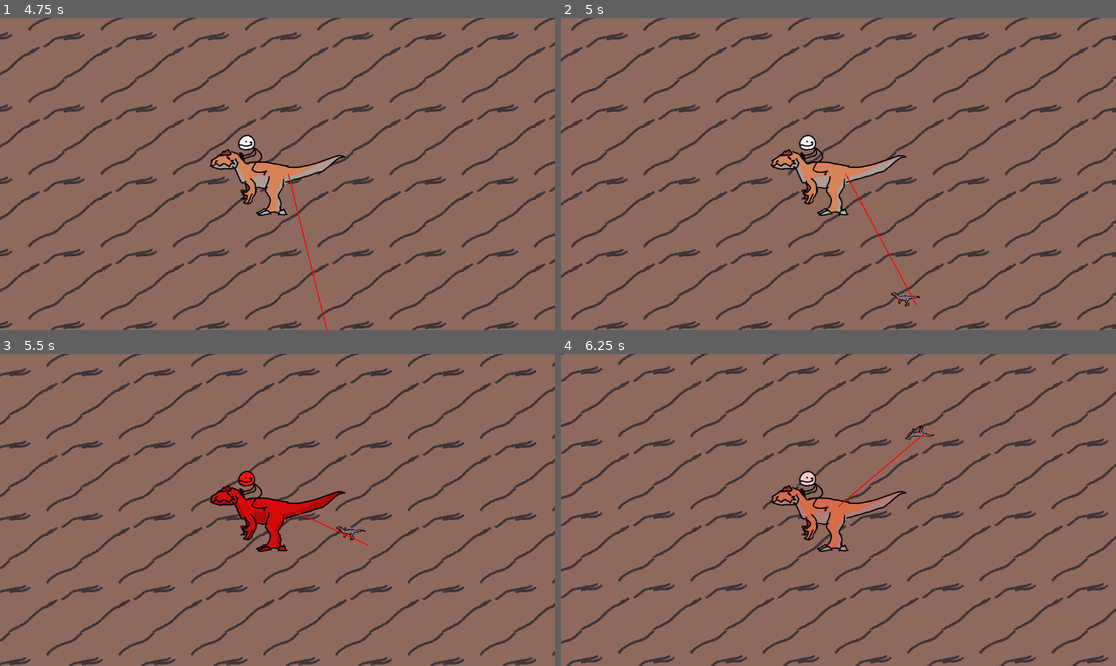
Above: before the commit, frames 1-4 (two rows, left to right).
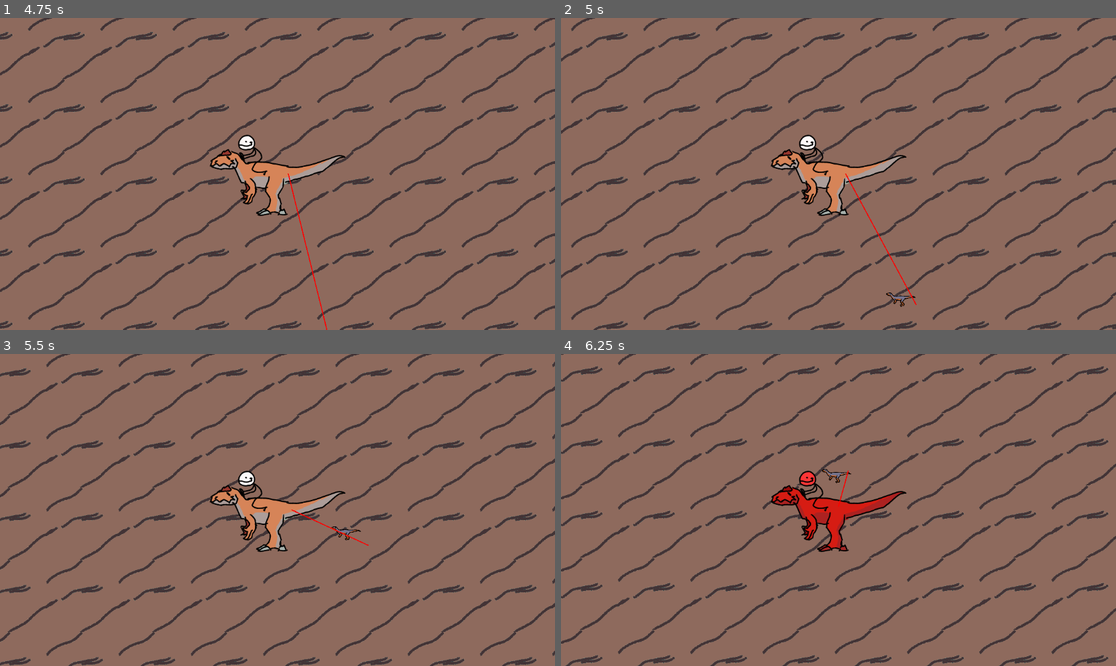
Above: after the commit, the same moments.

Repository: Jubercool/Creatures-of-The-Mesozoic-Repository
Game: Godot game, scene res://Scenes/node_2d.tscn
Same seed, same stepped clock (60 frames per second), same inputs: the game is played once before the commit and once after it. This scene is started directly instead of the project's main scene.
Inputs (mouse positions are in pixels of both pictures, inside the frame that each line leads up to):
- Up to frame 1 (4.75 s): tap Enter at 0.5 s; move the mouse to (399, 158) at 0.52 s; hold Right (ui_right) 0.53-1.25 s; click (399, 158) at 0.6 s; click "X" at 1.25 s; tap Space at 2 s; move the mouse to (166, 189) at 2.02 s; hold Down (ui_down) 2.03-2.78 s; click (166, 189) at 2.1 s; move the mouse to (333, 105) at 2.77 s; hold Right (ui_right) 2.78-3.53 s; click (333, 105) at 2.85 s; move the mouse to (249, 236) at 3.52 s; hold Up (ui_up) 3.53-4.28 s; click (249, 236) at 3.6 s; move the mouse to (444, 220) at 4.27 s; hold Left (ui_left) from 4.28 s (still down); click (444, 220) at 4.35 s
- Up to frame 2 (5 s): keep holding Left (ui_left)
- Up to frame 3 (5.5 s): keep holding Left (ui_left); move the mouse to (111, 463) at 5.02 s; click (111, 463) at 5.1 s
- Up to frame 4 (6.25 s): move the mouse to (866, 510) at 5.77 s; release Left (ui_left) at 5.78 s; hold Down (ui_down) from 5.78 s (still down); click (866, 510) at 5.85 s

Frame 1 is identical in both runs. In frame 2, 0.1% of the frame differs, in the area x 58-65%, y 87-93%; in frame 3, 1.5%; in frame 4, 1.6%, in the area x 38-68%, y 22-64%.

Commit message:
Fixed sizes of enemy sprites and hitboxes

Diff:
--- a/Scenes/enemy.tscn
+++ b/Scenes/enemy.tscn
@@ -267,12 +267,12 @@
 }]
 
 [sub_resource type="CapsuleShape2D" id="CapsuleShape2D_ir8iy"]
-radius = 79.0
-height = 320.0
+radius = 96.0
+height = 370.0
 
 [sub_resource type="CapsuleShape2D" id="CapsuleShape2D_1f0kj"]
-radius = 125.99999
-height = 486.0
+radius = 233.0
+height = 810.0
 
 [node name="Enemy" type="CharacterBody2D" unique_id=1360357818]
 y_sort_enabled = true
@@ -281,11 +281,11 @@
 script = ExtResource("1_1f0kj")
 
 [node name="AnimatedSprite2D" type="AnimatedSprite2D" parent="." unique_id=1932632704]
+position = Vector2(0, 20)
 sprite_frames = SubResource("SpriteFrames_fs4d3")
-animation = &"eoraptor_idle"
+animation = &"ischigualastia_idle"
 
 [node name="CollisionShape2D2" type="CollisionShape2D" parent="." unique_id=823055754]
-position = Vector2(0, -22.5)
 rotation = -1.5707964
 shape = SubResource("CapsuleShape2D_ir8iy")
 
@@ -294,7 +294,6 @@
 collision_layer = 0
 
 [node name="CollisionShape2D" type="CollisionShape2D" parent="Area2D" unique_id=1372035747]
-position = Vector2(0, -25)
 rotation = -1.5707964
 shape = SubResource("CapsuleShape2D_1f0kj")
 
--- a/Scripts/creaturestats.gd
+++ b/Scripts/creaturestats.gd
@@ -10,9 +10,9 @@
 		"acceleration_buff":100,
 		"attack_cooldown":[2],
 		"size":Vector2(1,1),
-		"sprite_offset":Vector2i(0,0),
-		"hitbox":[79,320],
-		"attack_hitbox":[[126,486]],
+		"sprite_offset":Vector2i(0,20),
+		"hitbox":[96,370],
+		"attack_hitbox":[[233,810]],
 	},
 	"herrerasaurus":{
 		"max_health":35,
@@ -23,9 +23,9 @@
 		"acceleration_buff":100,
 		"attack_cooldown":[1.5],
 		"size":Vector2(0.35,0.35),
-		"sprite_offset":Vector2i(0,0),
-		"hitbox":[79,320],
-		"attack_hitbox":[[126,486]],
+		"sprite_offset":Vector2i(-75,-15),
+		"hitbox":[48,190],
+		"attack_hitbox":[[132,440]],
 	},
 	"saurosuchus":{
 		"max_health":100,
@@ -35,10 +35,10 @@
 		"acceleration_base":70,
 		"acceleration_buff":100,
 		"attack_cooldown":[2],
-		"size":Vector2(1,1),
-		"sprite_offset":Vector2i(0,0),
-		"hitbox":[79,320],
-		"attack_hitbox":[[126,486]],
+		"size":Vector2(1.4,1.4),
+		"sprite_offset":Vector2i(-100,-75),
+		"hitbox":[85,438],
+		"attack_hitbox":[[162,730]],
 	},
 	"eoraptor":{
 		"max_health":8,
@@ -49,9 +49,9 @@
 		"acceleration_buff":100,
 		"attack_cooldown":[2],
 		"size":Vector2(0.3,0.3),
-		"sprite_offset":Vector2i(0,0),
-		"hitbox":[79,320],
-		"attack_hitbox":[[126,486]],
+		"sprite_offset":Vector2i(-20,0),
+		"hitbox":[15,100],
+		"attack_hitbox":[[52,214]],
 	},
 	"player":{
 		"max_health":100,
